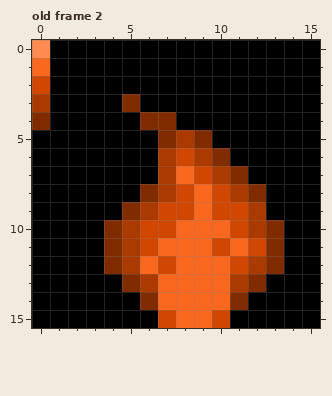
Pixel-art file: Campfire.aseprite. That is the earlier state.
16x16 pixels, 2 frames. Shown: old frame 2.
And afterwards:
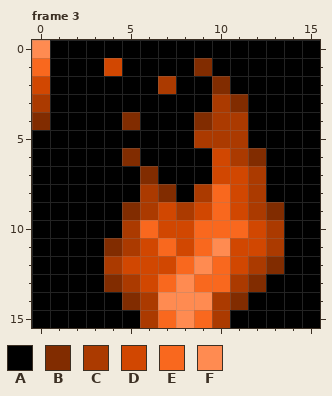
Palette (. is transparent): A #000000  B #812c00  C #ab3a00  D #d14701  E #f9681e  F #ff8b51
A new or re-ordered frame is compared with the old frame closest to it.
From old to new:
frames 2 -> 3
Changed rows in their new state; - is an unchanged pixel.
Frame 3 is new; against old frame 2, layer "Layer 1":
first column x 4:
 1 D----B----
 2 ---C--B---
 3 -A----CB--
 4 -BAA-BCC--
 5 ---AACCC--
 6 -B-AAADCB-
 7 --BAAADDC-
 8 --CBACEDC-
 9 ----CDE--B
10 A-E-D--EDC
11 ----D-FD-C
12 CDD--F----
13 BCD-F-----
14 -BCFFFC---
15 --CEF-C---
